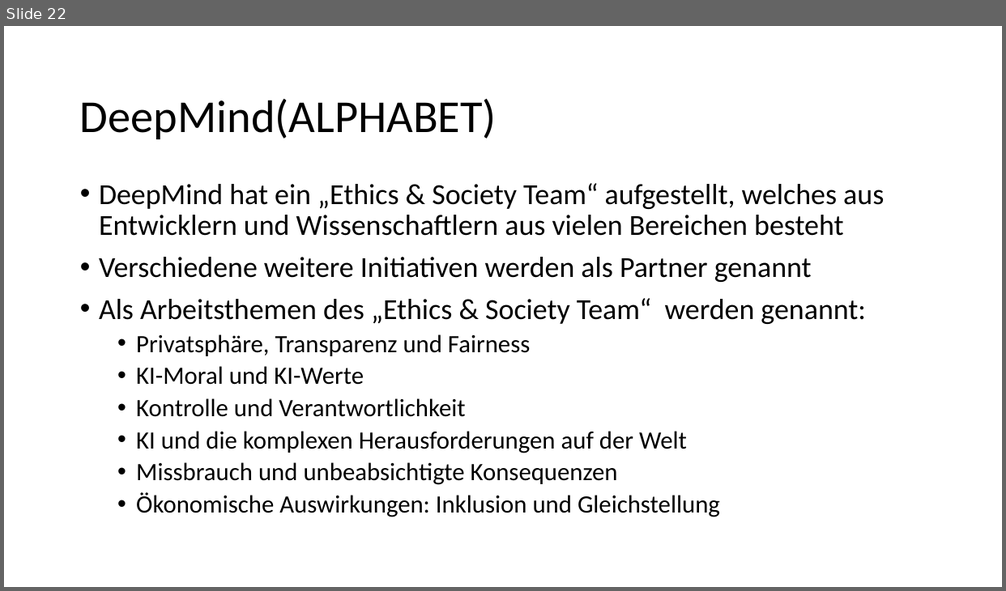
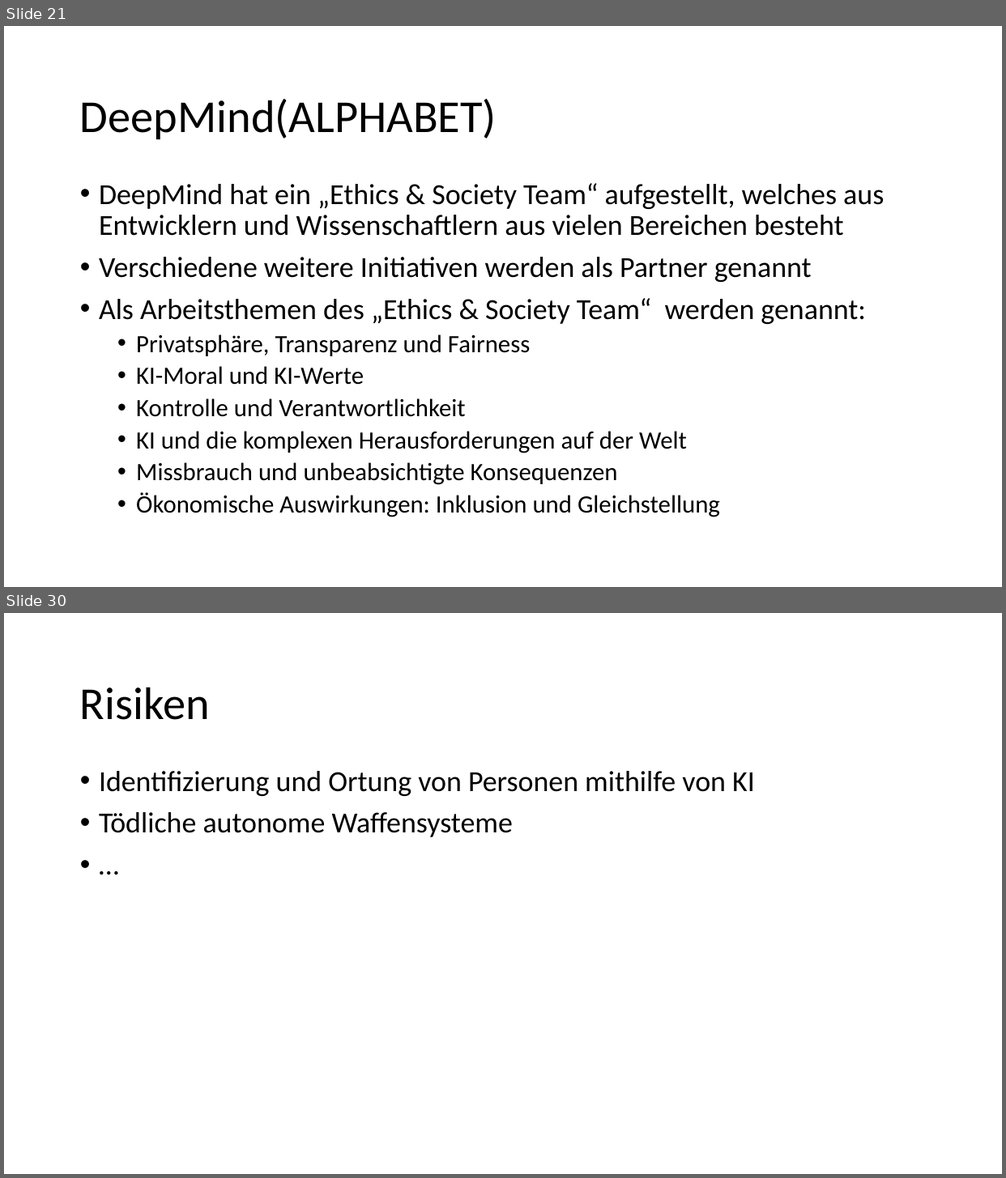
Before and after one commit to bosinoliver/ros-kinect-roboticarm, a slide deck: Kognitive Systeme Vortrag/Ethics in AI.pptx. Shown one above the other, each under a label of ours: slide 22 before the commit, slides 21 and 30 after it; the slides between them are not shown. The pictures are 1006x591 and 1006x1178 pixels, drawn with LibreOffice and Linux fonts; fonts in the diff are those of the drawing; background and template pictures are left out. Boxes give left, top, right and bottom in pixels: in the first picture for what was removed or moved away, otherwise in the second. Text is boxed around its words. In the diff, an @@ line names an element or a change of style, - is before the commit and + after.

```diff
--- a/Kognitive Systeme Vortrag/Ethics in AI.pptx
+++ b/Kognitive Systeme Vortrag/Ethics in AI.pptx
@@ slide 30 added at [4, 613, 1002, 1174], background #FFFFFF @@
@@ title added at [80, 687, 210, 720], 44 pt, text #000000 @@
+Risiken
@@ text added at [99, 771, 755, 837], 28 pt, text #000000 @@
+• Identifizierung und Ortung von Personen mithilfe von KI
+• Tödliche autonome Waffensysteme
+• …
@@ what was slide 22 is now slide 21 @@
```
Also in this commit, not shown: 8 slides changed, 8 other slides added, 2 slides removed, 1 other file.
